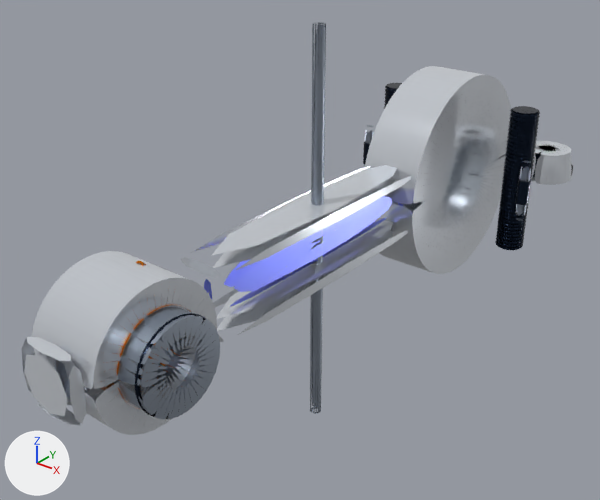
What one commit did to the glTF model public/models/engines/v12/connecting-rod.glb.
One viewpoint serves both versions: a camera (50 mm lens) standing at (0.1299, -0.1701, 0.0998) and looking at (-0.0069, 0.0009, -0.0062). The lights are fixed; the arrows at lower left show +X, +Y and +Z. The picture after the commit comes second. Where no turn or scale is listed for an object, it has been applied to the vertices.

Before the edit, the objects in view are built like this:
```python
ob_arp_12point_flange_head_1 = bpy.data.objects.new('ARP_12Point_Flange_Head_1', me_mesh_17)
ob_arp_12point_flange_head_1.location = (-0.024, 0.1037, 0.0)
ob_arp_bolt_spud_boss_seat_1 = bpy.data.objects.new('ARP_Bolt_Spud_Boss_Seat_1', me_mesh_15)
ob_arp_bolt_spud_boss_seat_1.location = (-0.024, 0.1007, 0.0)
ob_bearing_shell_locking_tang_left = bpy.data.objects.new('Bearing_Shell_Locking_Tang_Left', me_mesh_13)
ob_bearing_shell_locking_tang_left.location = (0.0, 0.0697, -0.0254)
ob_dlc_wrist_pin_segment = bpy.data.objects.new('DLC_Wrist_Pin_Segment', me_mesh_24)
ob_dlc_wrist_pin_segment.location = (0.0, -0.0697, 0.0)
ob_h_beam_central_web_plate = bpy.data.objects.new('H_Beam_Central_Web_Plate', me_mesh_0)
ob_h_beam_central_web_plate.location = (0.0, 0.0, 0.0)
```
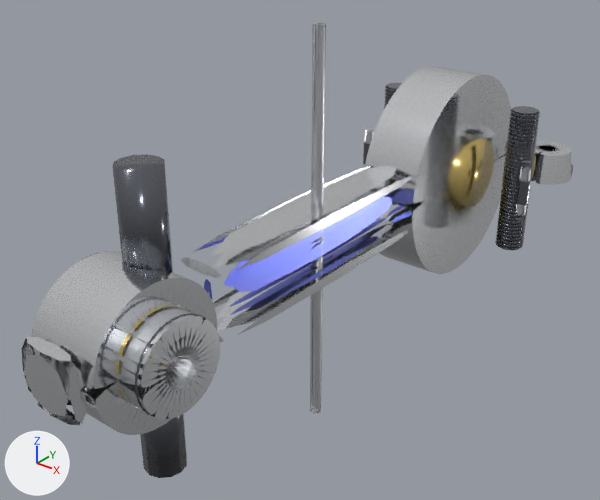
What differs and where, as boxes (x1, y1, x2, y2) in the pictures (600 x 500 px):
'ARP_Bolt_Spud_Boss_Seat_1', recoloured: (22, 66, 572, 435) in both
'DLC_Wrist_Pin_Segment', recoloured: (54, 22, 531, 419) in both
'GEO_Rod_ARPBolts', added: after (112, 154, 187, 478)
'ARP_12Point_Flange_Head_1', recoloured: (134, 83, 573, 417) in both
'GEO_Rod_BronzeBushing', added (yellow): after (428, 133, 494, 207)
'Bearing_Shell_Locking_Tang_Left', recoloured: (392, 99, 500, 250) in both

Patch to the scene script:
```diff
--- a/public/models/engines/v12/connecting-rod.glb.py
+++ b/public/models/engines/v12/connecting-rod.glb.py
@@ me_mesh_17 @@
 me_mesh_17.from_pydata(...)  # 28008 vertices, 54276 faces; spans x -0.009..0.057, y -0.185..0.009, z -0.024..0.024
-me_mesh_17.materials.append(mat_arp_customage_625_fastener)  # dark blue #1e293b
+me_mesh_17.materials.append(mat_pbr_hardened_arp_fastener)  # grey #6f737c
@@ me_mesh_15 @@
 me_mesh_15.from_pydata(...)  # 4129 vertices, 4896 faces; spans x -0.01..0.058, y -0.192..0.01, z -0.034..0.034
-me_mesh_15.materials.append(mat_machined_billet_surface)  # white #e2e8f0
+me_mesh_15.materials.append(mat_pbr_cnc_milled_deck)  # white #f3f6f9
@@ me_mesh_13 @@
 me_mesh_13.from_pydata(...)  # 4127 vertices, 6048 faces; spans x -0.0085..0.0085, y -0.026..0.026, z -0.0009..0.0517
-me_mesh_13.materials.append(mat_trimetal_bearing_shell_liner)  # pale blue #cbd5e1
+me_mesh_13.materials.append(mat_pbr_plateau_honed_nikasil)  # white #f6f8fc
@@ me_mesh_24 @@
 me_mesh_24.from_pydata(...)  # 7193 vertices, 10080 faces; spans x -0.032..0.032, y -0.02..0.14, z -0.06..0.06
-me_mesh_24.materials.append(mat_cast_magnesium_aluminum)  # grey #9aa4b2
+me_mesh_24.materials.append(mat_pbr_sandcast_aluminum_a356)  # light grey #dddfe3
@@ ob_geo_rod_bronzebushing @@
+ob_geo_rod_bronzebushing = bpy.data.objects.new('GEO_Rod_BronzeBushing', me_mesh_geo_rod_bronzebushing)  # a 20-sided cylinder along x spanning x -0.011..0.011, y 0.0632..0.0868, z -0.0118..0.0118; in mat_pbr_machined_brass_plug (yellow #f1d481)
+ob_geo_rod_bronzebushing.location = (0.0, 0.0, 0.0)
@@ ob_geo_rod_arpbolts @@
+ob_geo_rod_arpbolts = bpy.data.objects.new('GEO_Rod_ARPBolts', me_mesh_geo_rod_arpbolts)  # a 12-sided cylinder along z spanning x -0.0055..0.0055, y -0.0675..-0.0565, z -0.04..-0.012; a 12-sided cylinder along z spanning x -0.0055..0.0055, y -0.0675..-0.0565, z 0.012..0.04; in mat_pbr_hardened_arp_fastener (grey #6f737c)
+ob_geo_rod_arpbolts.location = (0.0, 0.0, 0.0)
```
